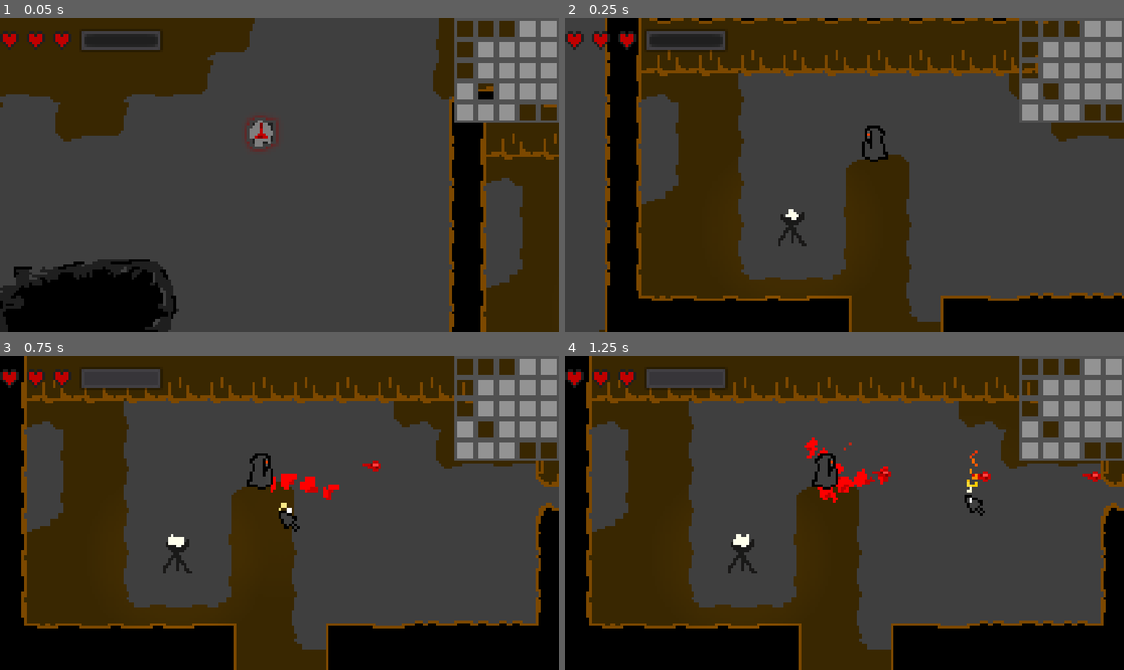
Above: before the commit, frames 1-4 (two rows, left to right).
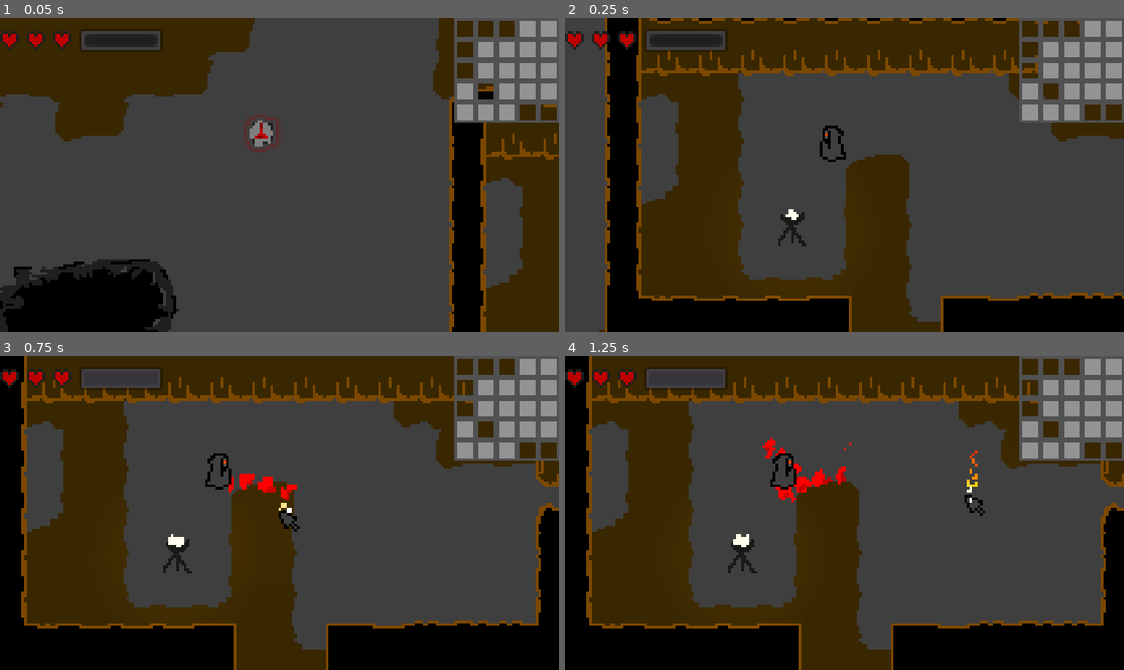
Above: after the commit, the same moments.

Repository: GammaGames/bloodmagic
Game: Godot game, scene res://scenes/Main.tscn
Same seed, same stepped clock (60 frames per second), same inputs: the game is played once before the commit and once after it.
Inputs (mouse positions are in pixels of both pictures, inside the frame that each line leads up to):
- Up to frame 1 (0.05 s): no input
- Up to frame 2 (0.25 s): no input
- Up to frame 3 (0.75 s): move the mouse to (402, 497) at 0.52 s; hold Right (ui_right) from 0.53 s (still down); hold Space (key_use) from 0.53 s (still down); click (402, 497) at 0.67 s
- Up to frame 4 (1.25 s): keep holding Right (ui_right); keep holding Space (key_use)

Frame 1 is identical in both runs. In frame 2, 0.4% of the frame differs, in the area x 45-58%, y 34-46%; in frame 3, 1.1%; in frame 4, 1.5%, in the area x 35-96%, y 25-47%.

Commit message:
add item dictionary

Diff:
--- /dev/null
+++ b/assets/scripts/engine/ItemDictionary.gd
@@ -0,0 +1,7 @@
+extends Node
+
+onready var weapons = $Weapons.get_children()
+
+func get_weapon():
+	var index = randi() % weapons.size()
+	return $Weapons.get_child(index).duplicate()
--- a/assets/sprites/objects/spr_spawner_0.png.import
+++ b/assets/scripts/weapons/Stream.gd
@@ -1,29 +1,24 @@
-[remap]
+extends "res://assets/scripts/engine/BaseWeapon.gd"
 
-importer="texture"
-type="StreamTexture"
-path="res://.import/spr_spawner_0.png-5e0c2191737e0a1fb92f2ea2ac262f45.stex"
 
-[deps]
+func _init():
+    cooldown = 0.1
+    speed = 0
+    spread = 0
+    damage = 2
+    penetration = 10
+    life = 0.09
+    cost = 0.01
 
-source_file="res://assets/sprites/objects/spr_spawner_0.png"
-dest_files=[ "res://.import/spr_spawner_0.png-5e0c2191737e0a1fb92f2ea2ac262f45.stex" ]
+func shoot(dir, items):
+    if $Timer.time_left == 0:
+        var bullet = $Bullet.duplicate()
+        var spread_angle = deg2rad(spread)
+        bullet.shoot(dir - rand_range(-spread_angle, spread_angle), speed * rand_range(0.9, 1), damage, life, penetration)
+        bullet.global_position = global_position
+        $"/root".add_child(bullet)
 
-[params]
-
-compress/mode=0
-compress/lossy_quality=0.7
-compress/hdr_mode=0
-compress/normal_map=0
-flags/repeat=0
-flags/filter=false
-flags/mipmaps=false
-flags/anisotropic=false
-flags/srgb=2
-process/fix_alpha_border=true
-process/premult_alpha=false
-process/HDR_as_SRGB=false
-stream=false
-size_limit=0
-detect_3d=false
-svg/scale=1.0
+        post_shoot(24, 8, dir)
+        return true
+    else:
+        return false
--- a/project.godot
+++ b/project.godot
@@ -20,6 +20,7 @@
 Time="*res://assets/scripts/engine/Time.gd"
 Cursor="*res://scenes/Cursor.tscn"
 Music="*res://scenes/Music.tscn"
+ItemDictionary="*res://scenes/items/ItemDictionary.tscn"
 
 [display]
 
--- a/scenes/LevelGeneration.tscn
+++ b/scenes/LevelGeneration.tscn
@@ -4,7 +4,7 @@
 [ext_resource path="res://assets/sprites/tilesets/cave.tres" type="TileSet" id=2]
 [ext_resource path="res://scenes/CaveGeneration.tscn" type="PackedScene" id=3]
 
-[node name="LevelGeneration" type="Node" index="0"]
+[node name="LevelGeneration" type="Node"]
 
 script = ExtResource( 1 )
 
--- a/scenes/Main.tscn
+++ b/scenes/Main.tscn
@@ -9,12 +9,13 @@
 [ext_resource path="res://scenes/weapons/BaseWeapon.tscn" type="PackedScene" id=7]
 [ext_resource path="res://scenes/weapons/Shotty.tscn" type="PackedScene" id=8]
 [ext_resource path="res://scenes/weapons/Rail.tscn" type="PackedScene" id=9]
-[ext_resource path="res://scenes/items/Chunk1.tscn" type="PackedScene" id=10]
-[ext_resource path="res://scenes/world/Well.tscn" type="PackedScene" id=11]
-[ext_resource path="res://scenes/world/Grave.tscn" type="PackedScene" id=12]
-[ext_resource path="res://scenes/world/Torch.tscn" type="PackedScene" id=13]
-[ext_resource path="res://scenes/world/Pillar.tscn" type="PackedScene" id=14]
-[ext_resource path="res://scenes/Player.tscn" type="PackedScene" id=15]
+[ext_resource path="res://scenes/weapons/Stream.tscn" type="PackedScene" id=10]
+[ext_resource path="res://scenes/items/Chunk1.tscn" type="PackedScene" id=11]
+[ext_resource path="res://scenes/world/Well.tscn" type="PackedScene" id=12]
+[ext_resource path="res://scenes/world/Grave.tscn" type="PackedScene" id=13]
+[ext_resource path="res://scenes/world/Torch.tscn" type="PackedScene" id=14]
+[ext_resource path="res://scenes/world/Pillar.tscn" type="PackedScene" id=15]
+[ext_resource path="res://scenes/Player.tscn" type="PackedScene" id=16]
 
 [sub_resource type="Gradient" id=1]
 
@@ -67,7 +68,7 @@
 anim_loop = false
 _sections_unfolded = [ "Color", "Emission Shape", "Hue Variation", "Scale" ]
 
-[node name="Game" type="Node2D" index="0"]
+[node name="Game" type="Node2D"]
 
 script = ExtResource( 1 )
 
@@ -172,29 +173,35 @@
 position = Vector2( 130, 140 )
 collision_mask = 1
 
-[node name="Chunk" parent="World" index="3" instance=ExtResource( 10 )]
+[node name="Stream" parent="World" index="3" instance=ExtResource( 10 )]
+
+position = Vector2( 464, 64 )
+
+[node name="Chunk" parent="World" index="4" instance=ExtResource( 11 )]
 
 position = Vector2( 16, 80 )
 
-[node name="Well" parent="World" index="4" instance=ExtResource( 11 )]
+[node name="Well" parent="World" index="5" instance=ExtResource( 12 )]
 
 position = Vector2( 64, 208 )
 
-[node name="Grave" parent="World" index="5" instance=ExtResource( 12 )]
+[node name="Grave" parent="World" index="6" instance=ExtResource( 13 )]
 
 position = Vector2( 50, 80 )
 
-[node name="Torch" parent="World" index="6" instance=ExtResource( 13 )]
+[node name="Torch" parent="World" index="7" instance=ExtResource( 14 )]
 
 position = Vector2( 272, 208 )
 
-[node name="Pillar" parent="World" index="7" instance=ExtResource( 14 )]
+[node name="Pillar" parent="World" index="8" instance=ExtResource( 15 )]
 
 position = Vector2( 336, 48 )
 
-[node name="Player" parent="World" index="8" instance=ExtResource( 15 )]
-
-position = Vector2( 304, 176 )
+[node name="Player" parent="World" index="9" instance=ExtResource( 16 )]
+
+position = Vector2( 288, 176 )
 _sections_unfolded = [ "Collision", "Material", "Pickable", "Transform", "collision" ]
 
 [node name="Overworld" type="Node2D" parent="." index="5"]
+
+visible = false
--- /dev/null
+++ b/scenes/items/ItemDictionary.tscn
@@ -0,0 +1,35 @@
+[gd_scene load_steps=9 format=2]
+
+[ext_resource path="res://assets/scripts/engine/ItemDictionary.gd" type="Script" id=1]
+[ext_resource path="res://scenes/weapons/BaseWeapon.tscn" type="PackedScene" id=2]
+[ext_resource path="res://scenes/weapons/Rail.tscn" type="PackedScene" id=3]
+[ext_resource path="res://scenes/weapons/Shotty.tscn" type="PackedScene" id=4]
+[ext_resource path="res://scenes/weapons/Stream.tscn" type="PackedScene" id=5]
+[ext_resource path="res://scenes/items/Chunk1.tscn" type="PackedScene" id=6]
+[ext_resource path="res://scenes/items/Chunk2.tscn" type="PackedScene" id=7]
+[ext_resource path="res://scenes/items/Chunk3.tscn" type="PackedScene" id=8]
+
+[node name="ItemDictionary" type="Node2D" index="0"]
+
+visible = false
+script = ExtResource( 1 )
+
+[node name="Weapons" type="Node" parent="." index="0"]
+
+[node name="BaseWeapon" parent="Weapons" index="0" instance=ExtResource( 2 )]
+
+[node name="Rail" parent="Weapons" index="1" instance=ExtResource( 3 )]
+
+[node name="Shotty" parent="Weapons" index="2" instance=ExtResource( 4 )]
+
+[node name="Stream" parent="Weapons" index="3" instance=ExtResource( 5 )]
+
+[node name="Items" type="Node" parent="." index="1"]
+
+[node name="Healing" type="Node" parent="Items" index="0"]
+
+[node name="Chunk" parent="Items/Healing" index="0" instance=ExtResource( 6 )]
+
+[node name="Chunk2" parent="Items/Healing" index="1" instance=ExtResource( 7 )]
+
+[node name="Chunk3" parent="Items/Healing" index="2" instance=ExtResource( 8 )]
--- a/scenes/weapons/Bullet.tscn
+++ b/scenes/weapons/Bullet.tscn
@@ -6,9 +6,10 @@
 [sub_resource type="RectangleShape2D" id=1]
 
 custom_solver_bias = 0.0
-extents = Vector2( 1.5, 1 )
+extents = Vector2( 3.5, 1 )
+_sections_unfolded = [ "Resource" ]
 
-[node name="Bullet" type="Area2D"]
+[node name="Bullet" type="Area2D" index="0"]
 
 scale = Vector2( 0.7, 0.7 )
 input_pickable = true
@@ -32,4 +33,6 @@
 
 [node name="CollisionShape2D" type="CollisionShape2D" parent="." index="1"]
 
+position = Vector2( 3.5, 0 )
 shape = SubResource( 1 )
+_sections_unfolded = [ "Transform" ]
--- /dev/null
+++ b/scenes/weapons/Stream.tscn
@@ -0,0 +1,17 @@
+[gd_scene load_steps=4 format=2]
+
+[ext_resource path="res://scenes/weapons/BaseWeapon.tscn" type="PackedScene" id=1]
+[ext_resource path="res://assets/scripts/weapons/Stream.gd" type="Script" id=2]
+[ext_resource path="res://assets/sprites/items/wep_stream.png" type="Texture" id=3]
+
+[node name="Stream" index="0" instance=ExtResource( 1 )]
+
+script = ExtResource( 2 )
+
+[node name="Sprite" parent="." index="0"]
+
+texture = ExtResource( 3 )
+
+[node name="Bullet" parent="." index="3"]
+
+scale = Vector2( 10, 1 )
Binary file added: assets/sprites/items/wep_stream.png
Not shown, added: assets/sprites/items/wep_stream.png.import
Not shown: 1 places in scenes/Main.tscn that only renumber resources
